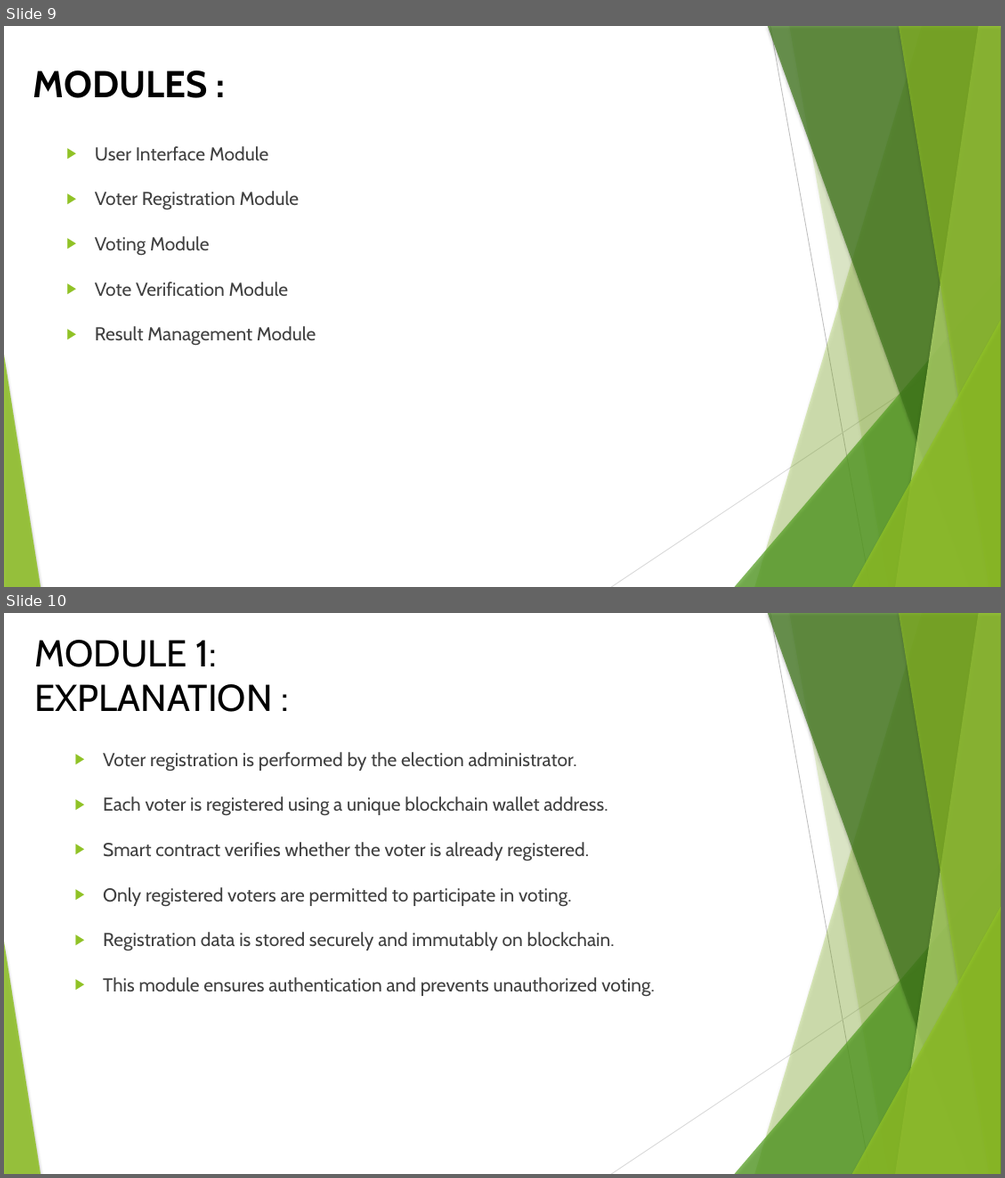
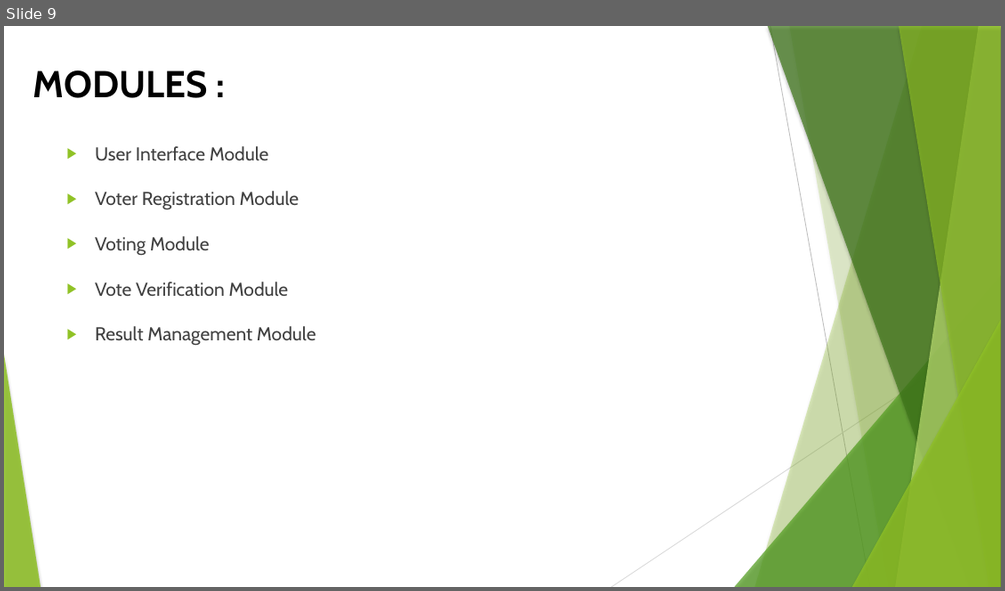
Before and after one commit to SridharanThangaraji/blockchain-voting, a slide deck: docs/ppt/final(1).pptx. Shown one above the other, each under a label of ours: slides 9 and 10 before the commit, slide 9 after it. The pictures are 1005x1178 and 1005x591 pixels, drawn with LibreOffice and Linux fonts; fonts in the diff are those of the drawing; background and template pictures are left out. Boxes give left, top, right and bottom in pixels: in the first picture for what was removed or moved away, otherwise in the second. Text is boxed around its words. In the diff, an @@ line names an element or a change of style, - is before the commit and + after.

```diff
--- a/docs/ppt/final(1).pptx
+++ b/docs/ppt/final(1).pptx
@@ slide 10 removed at bbox=[4, 613, 1001, 1174], background picture (left out); not listed: 10 template elements that a slide beside it also shows @@
@@ title removed at bbox=[34, 640, 272, 712] @@
-MODULE 1:
-EXPLANATION :
@@ text removed at bbox=[103, 752, 655, 997] @@
-▶ Voter registration is performed by the election administrator.
-▶ Each voter is registered using a unique blockchain wallet address.
-▶ Smart contract verifies whether the voter is already registered.
-▶ Only registered voters are permitted to participate in voting.
-▶ Registration data is stored securely and immutably on blockchain.
-▶ This module ensures authentication and prevents unauthorized voting.
```
Also in this commit, not shown: 3 slides added, 34 other files.
